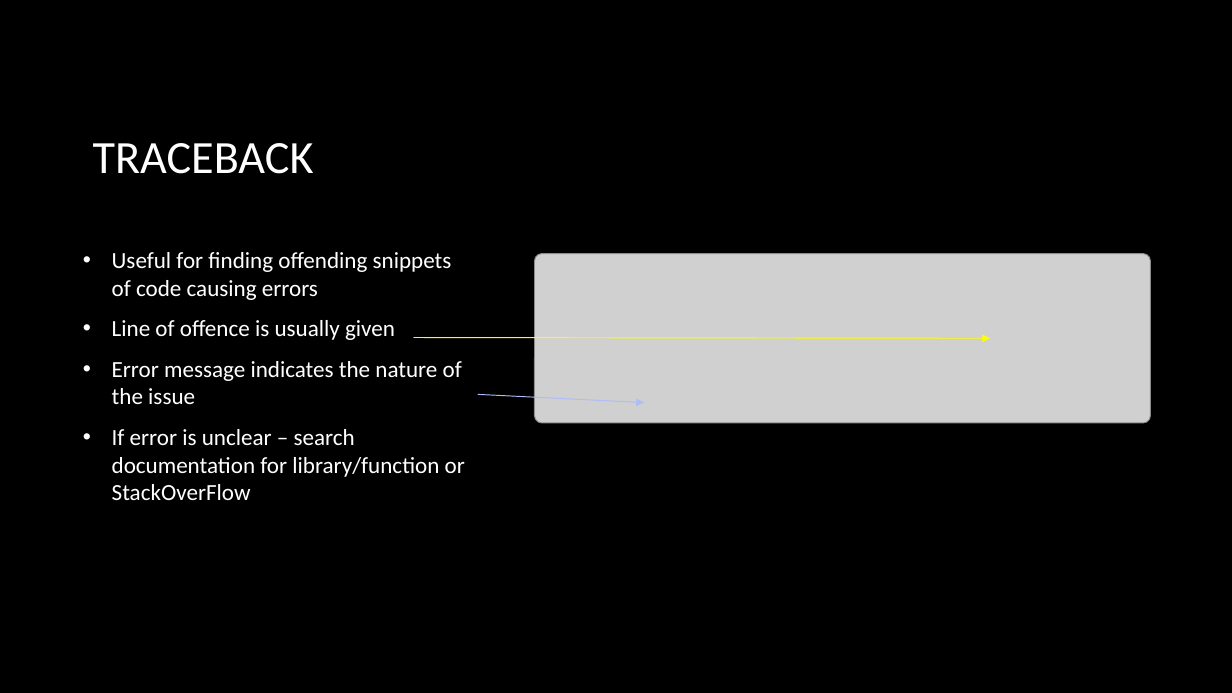
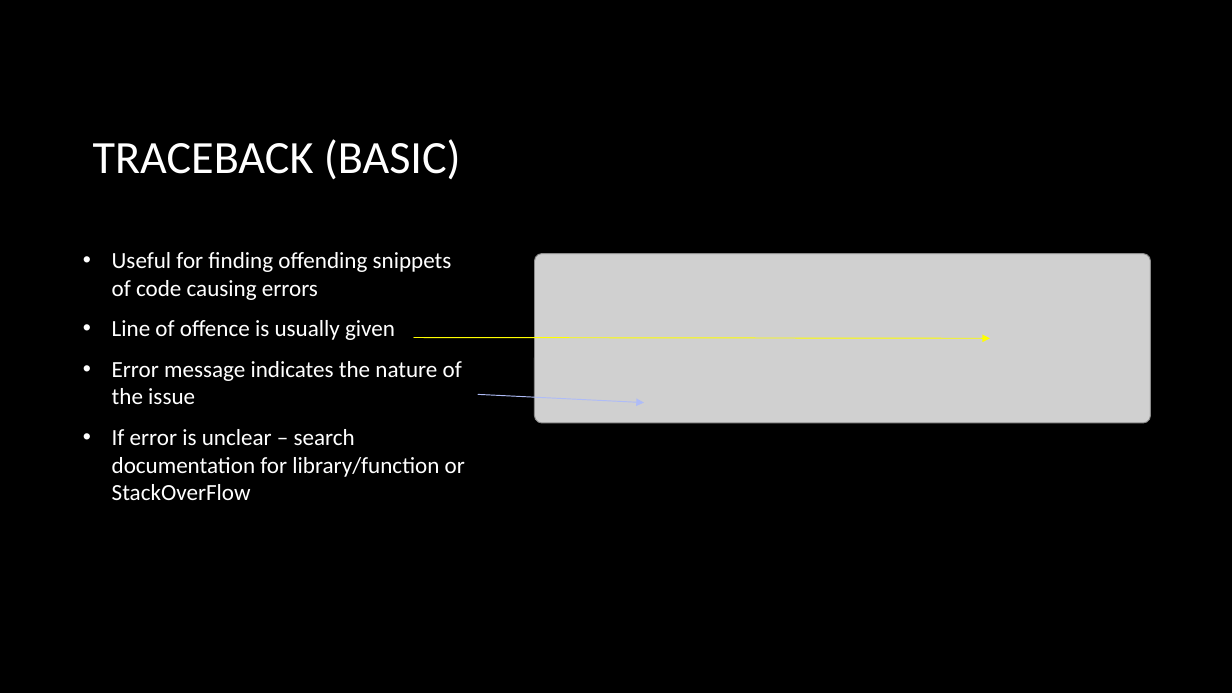
Before and after one commit to smandhai/Astro-Data-Handling-Tutorials, a slide deck: slide 19 of A Primer on Python Survival.pptx (slide 11 before the commit). Drawn at 1232x693 pixels with LibreOffice and Linux fonts; fonts in the diff are those of the drawing; grey boxes stand for pictures; background and template pictures are left out. Boxes give left, top, right and bottom in pixels: in the first picture for what was removed or moved away, otherwise in the second. Text is boxed around its words. In the diff, an @@ line names an element or a change of style, - is before the commit and + after.

```diff
--- a/A Primer on Python Survival.pptx
+++ b/A Primer on Python Survival.pptx
@@ title at <box>93,139,461,180</box>: text changed @@
-TRACEBACK
+TRACEBACK (BASIC)
```
Also in this commit, not shown: 3 other slides changed, 4 slides added, 2 slides removed, 1 other file.
